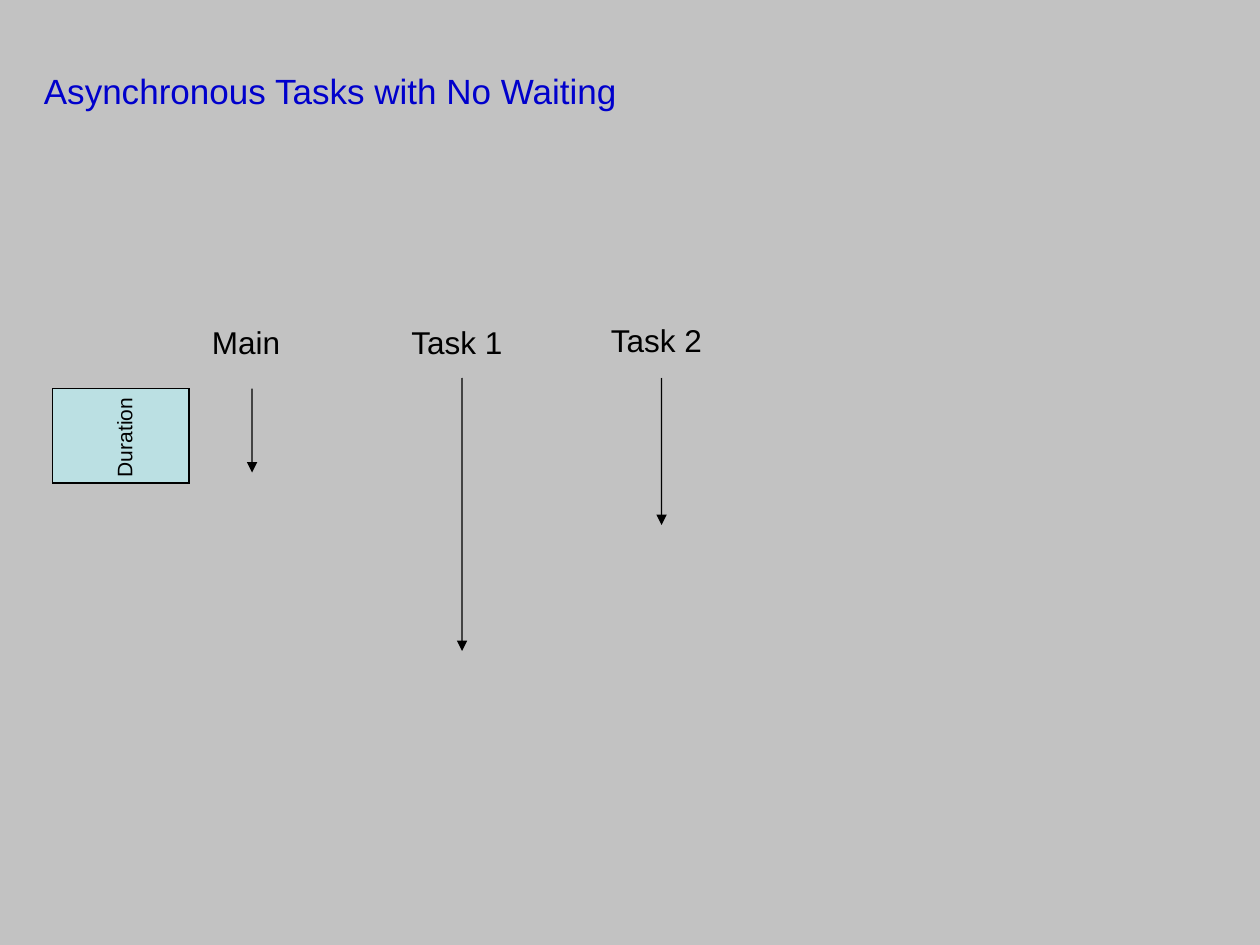
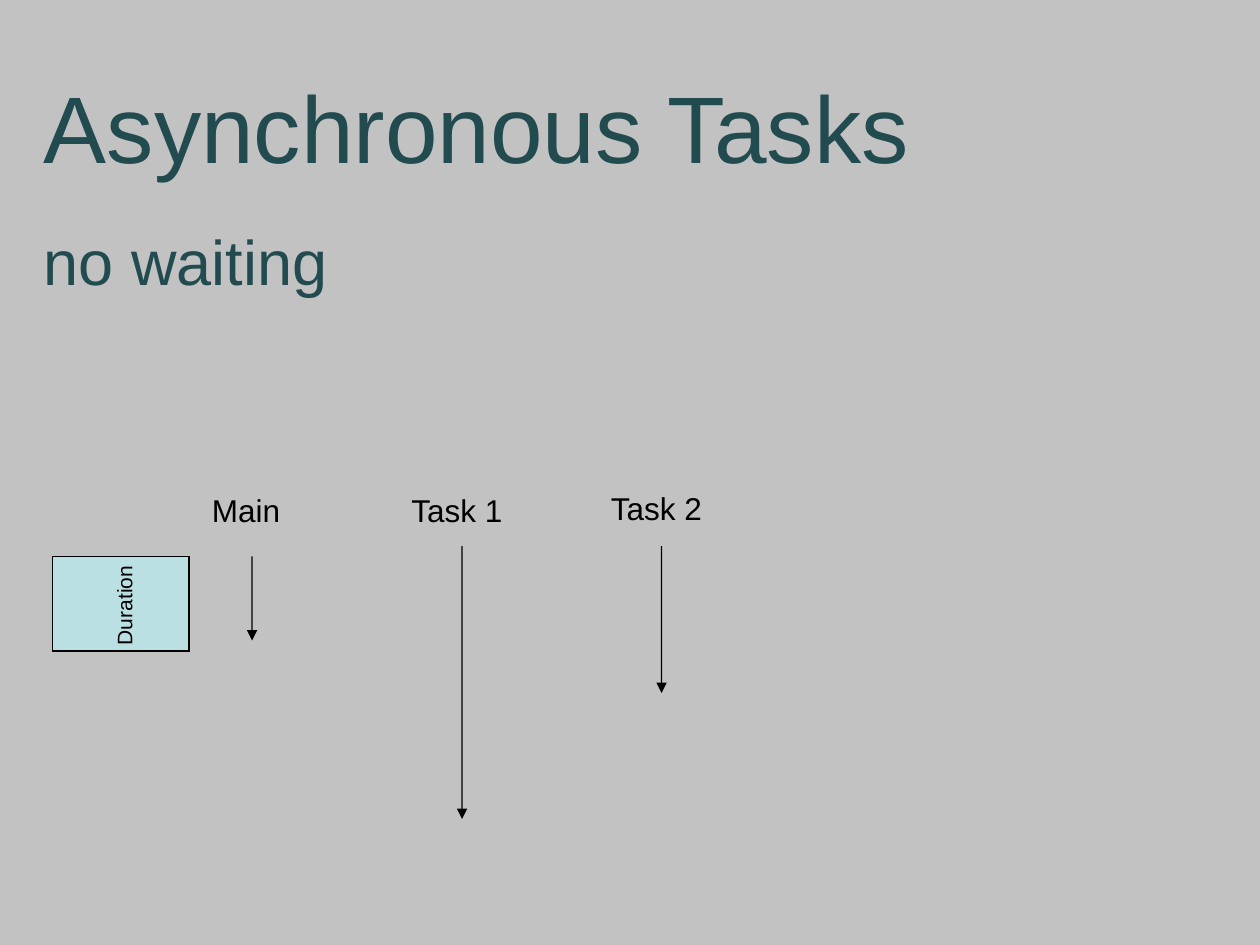
Before and after one commit to cerikpete/asynchdemo, a slide deck: slide 5 of docs/asynch.ppt. Drawn at 1260x945 pixels with LibreOffice and Linux fonts; fonts in the diff are those of the drawing. Boxes give left, top, right and bottom in pixels: in the first picture for what was removed or moved away, otherwise in the second. Text is boxed around its words. In the diff, an @@ line names an element or a change of style, - is before the commit and + after.

Commit message:
Added more slides

```diff
--- a/docs/asynch.ppt
+++ b/docs/asynch.ppt
@@ text at (44, 94, 909, 296): text changed; size 20 to 54 pt; text colour #0000CC to #224B50 @@
-Asynchronous Tasks with No Waiting
+Asynchronous Tasks
+no waiting
@@ text "Main": place and size @@
-text "Main" at (212, 331, 280, 355)
+text "Main" at (212, 499, 280, 523)
@@ text "Task 1": place and size @@
-text "Task 1" at (411, 331, 503, 355)
+text "Task 1" at (411, 499, 503, 523)
@@ 3 arrows, 2 texts, 1 rectangle: place and size @@
-3 arrows, 2 texts, 1 rectangle at (53, 329, 702, 651)
+3 arrows, 2 texts, 1 rectangle at (53, 497, 702, 819)
```
Also in this commit, not shown: 2 other slides changed, 2 slides added.
